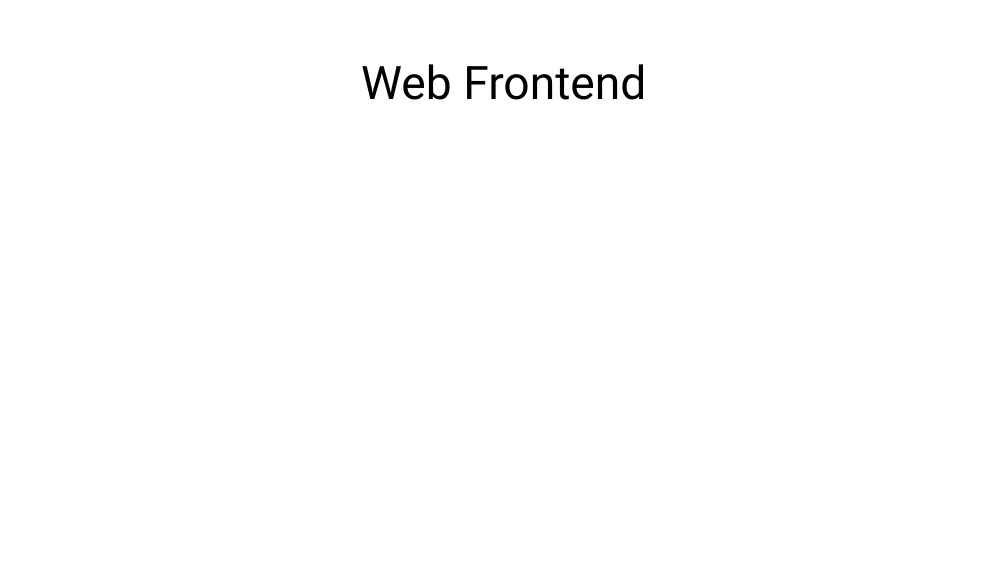
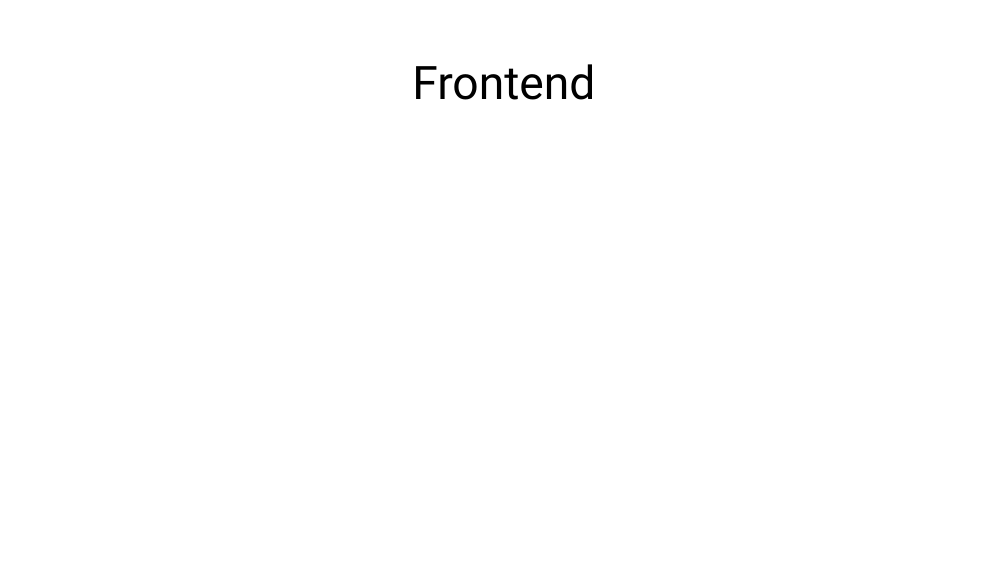
Before and after one commit to giuliobosco/domotics, a slide deck: slide 6 of presentation/domotics presentation.pptx. Drawn at 1008x567 pixels with LibreOffice and Linux fonts; fonts in the diff are those of the drawing. Boxes give left, top, right and bottom in pixels: in the first picture for what was removed or moved away, otherwise in the second. Text is boxed around its words. In the diff, an @@ line names an element or a change of style, - is before the commit and + after.

```diff
--- a/presentation/domotics presentation.pptx
+++ b/presentation/domotics presentation.pptx
@@ title at bbox=[412, 64, 595, 100]: text changed @@
-Web Frontend
+Frontend
```
Also in this commit, not shown: 4 other slides changed.
